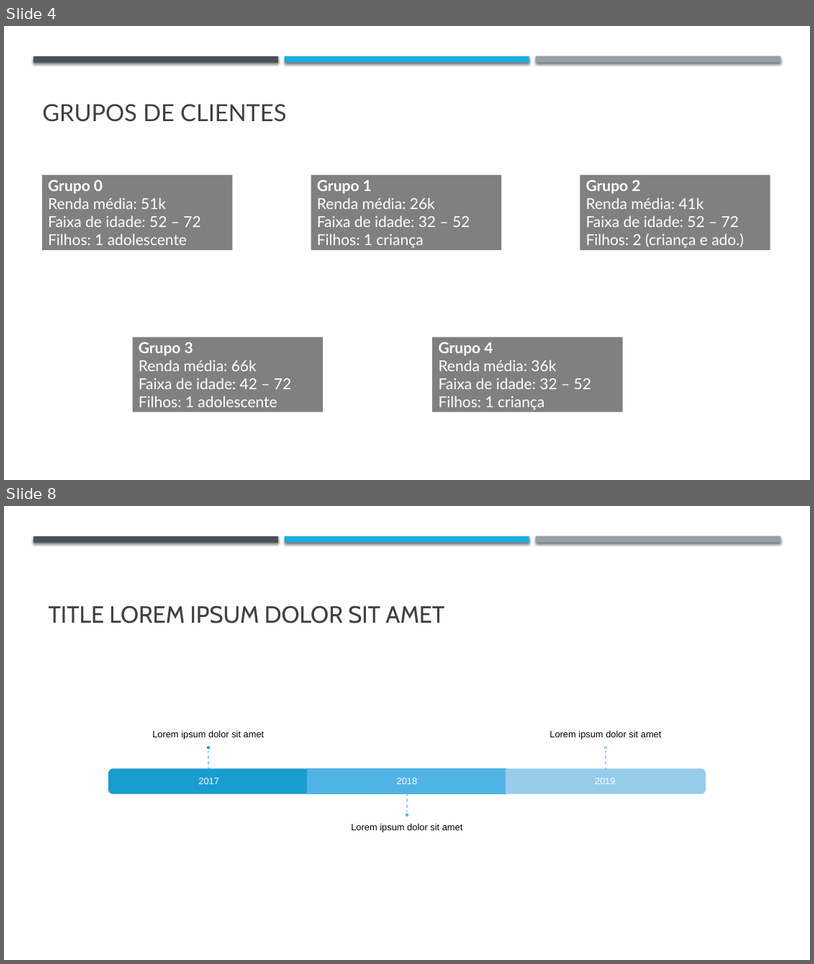
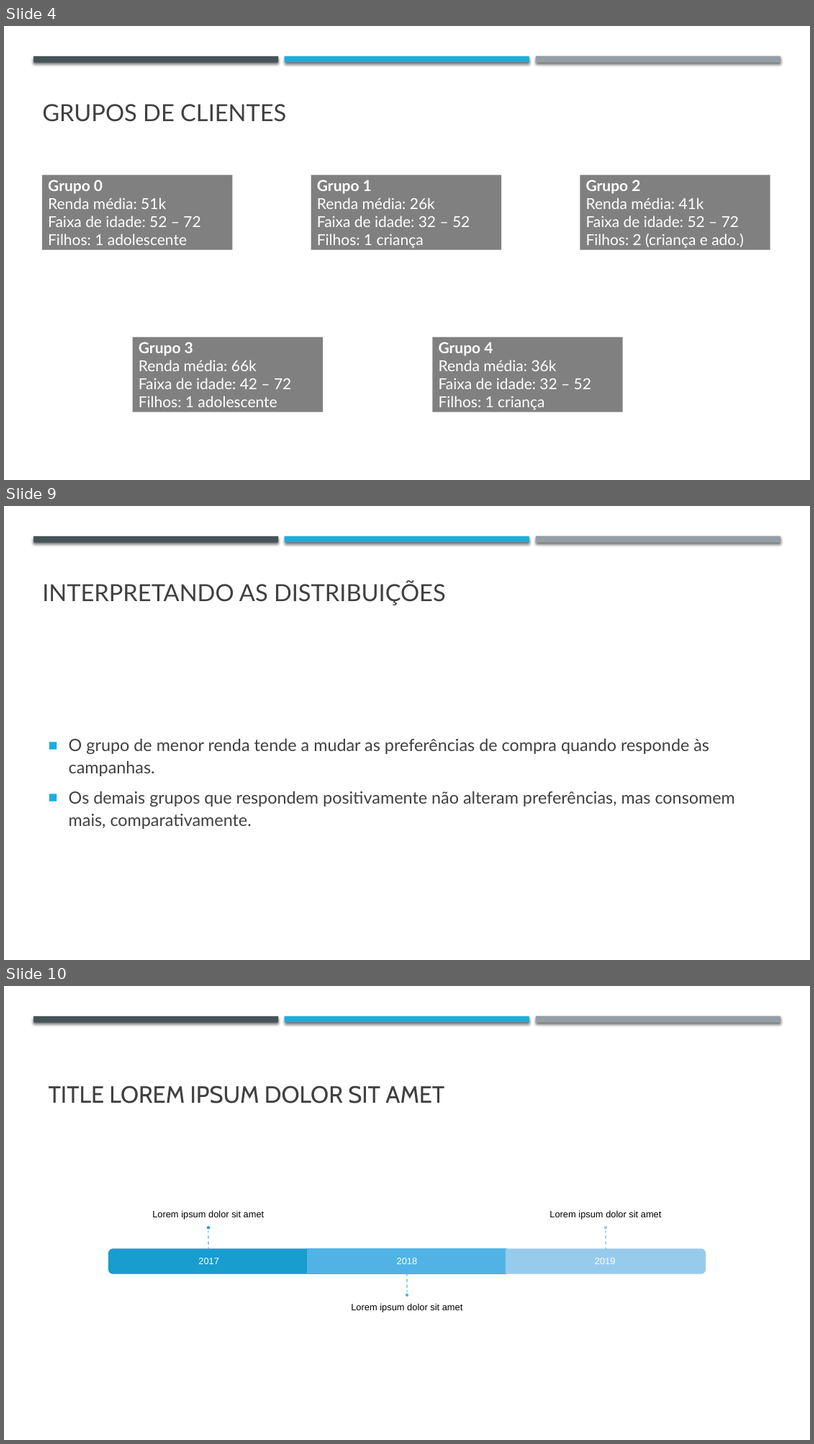
Before and after one commit to BrunoSantosPK/case-client-behavior, a slide deck: data/analise.pptx. Shown one above the other, each under a label of ours: slides 4 and 8 before the commit, slides 4, 9 and 10 after it; the slides between them are not shown. The pictures are 814x964 and 814x1444 pixels, drawn with LibreOffice and Linux fonts; fonts in the diff are those of the drawing. Boxes give left, top, right and bottom in pixels: in the first picture for what was removed or moved away, otherwise in the second. Text is boxed around its words. In the diff, an @@ line names an element or a change of style, - is before the commit and + after.

```diff
--- a/data/analise.pptx
+++ b/data/analise.pptx
@@ slide 9 added at (4,506,810,960), background #FFFFFF; not listed: 3 template elements that a slide beside it also shows @@
@@ text added at (42,580,446,605), 28 pt, text #404040 @@
+INTERPRETANDO AS DISTRIBUIÇÕES
@@ text added at (69,739,736,829), 20 pt, text #404040 @@
+■ O grupo de menor renda tende a mudar as preferências de compra quando responde às campanhas.
+■ Os demais grupos que respondem positivamente não alteram preferências, mas consomem mais, comparativamente.
@@ what was slide 8 is now slide 10 @@
```
Also in this commit, not shown: 4 slides changed, 1 other slide added, 4 other files.
